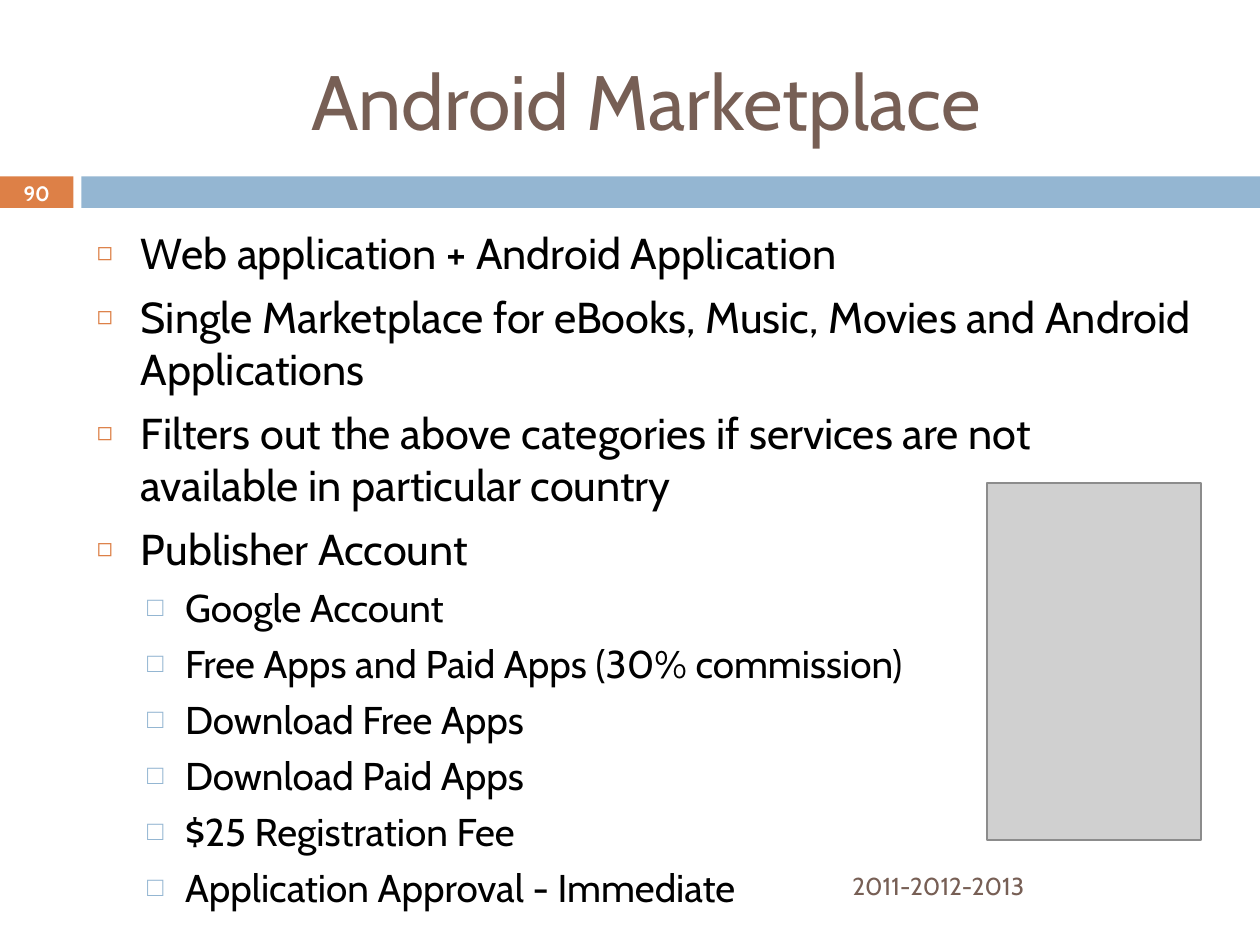
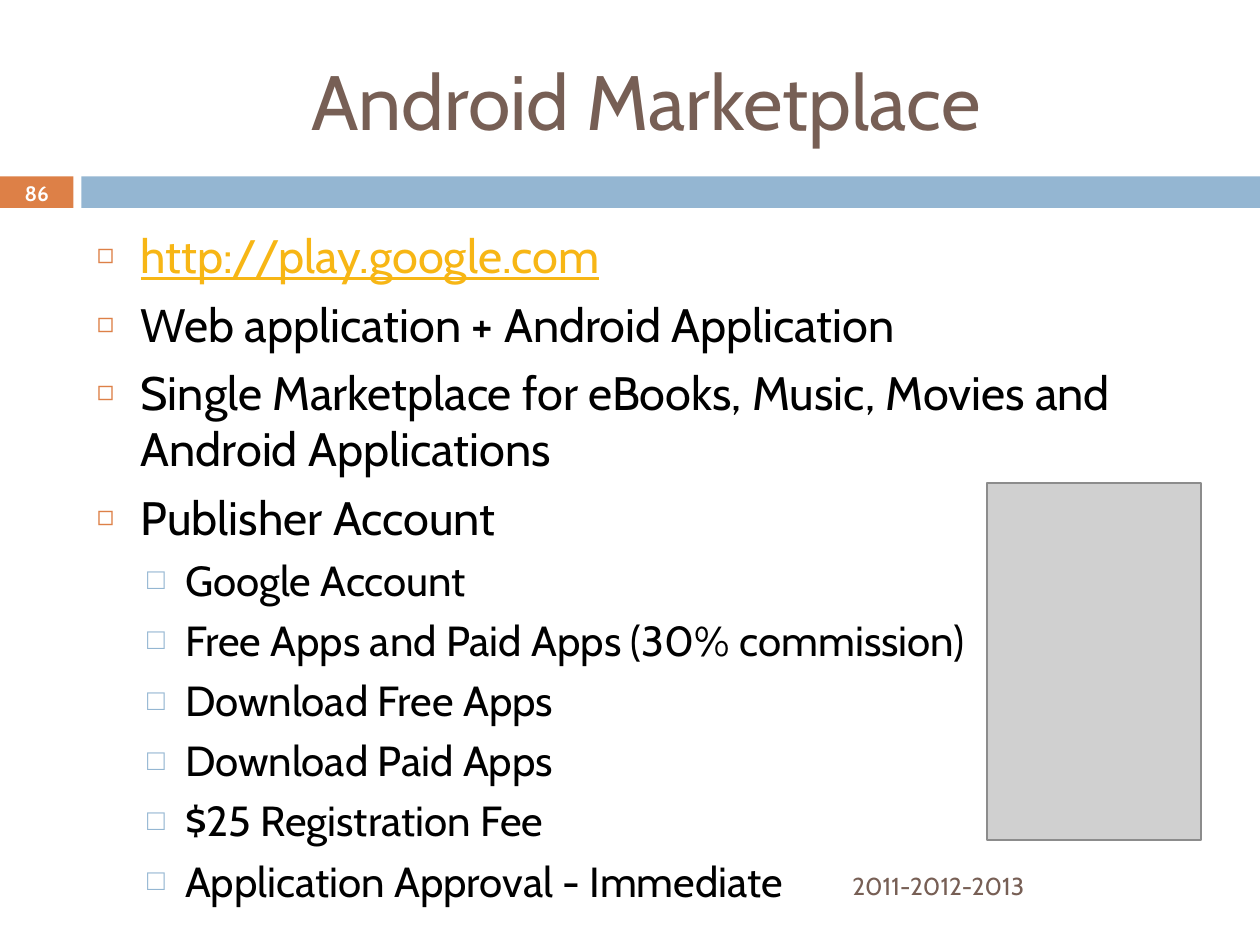
Before and after one commit to rominirani/StudentDevDays-2013-Goa-Android-Workshop, a slide deck: slide 86 of AndroidStudentDevDays-March-2013-MindStormSoftware.pptx (slide 90 before the commit). Drawn at 1260x945 pixels with LibreOffice and Linux fonts; fonts in the diff are those of the drawing; grey boxes stand for pictures; background and template pictures are left out. Boxes give left, top, right and bottom in pixels: in the first picture for what was removed or moved away, otherwise in the second. Text is boxed around its words. In the diff, an @@ line names an element or a change of style, - is before the commit and + after.

```diff
--- a/AndroidStudentDevDays-March-2013-MindStormSoftware.pptx
+++ b/AndroidStudentDevDays-March-2013-MindStormSoftware.pptx
@@ page number at [25, 186, 49, 202]: text changed @@
-90
+86
@@ text at [141, 238, 599, 284]: paragraph added @@
+◻ http://play.google.com
@@ text at [141, 307, 1110, 846]: size 24.6 to 26.8 pt in "Web application + Android Application", "Single Marketplace for eBooks, Music, Movies and ...", "Publisher Account"; size 22.1 to 24.1 pt in "Google Account", "Free Apps and Paid Apps (30% commission)", "Download Free Apps", "Download Paid Apps" and 2 more places @@
@@ text at [141, 416, 1031, 511]: paragraph removed @@
-◻ Filters out the above categories if services are not available in particular country
```
Also in this commit, not shown: 3 other slides changed, 4 slides removed, 4 other files.
